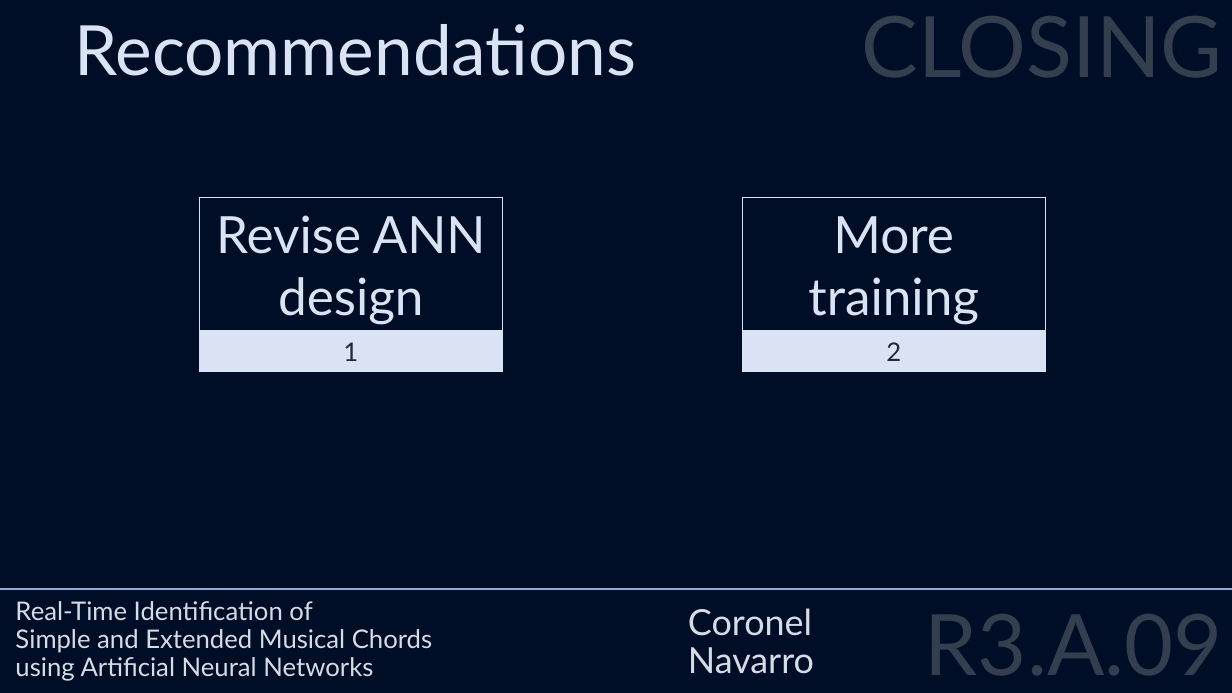
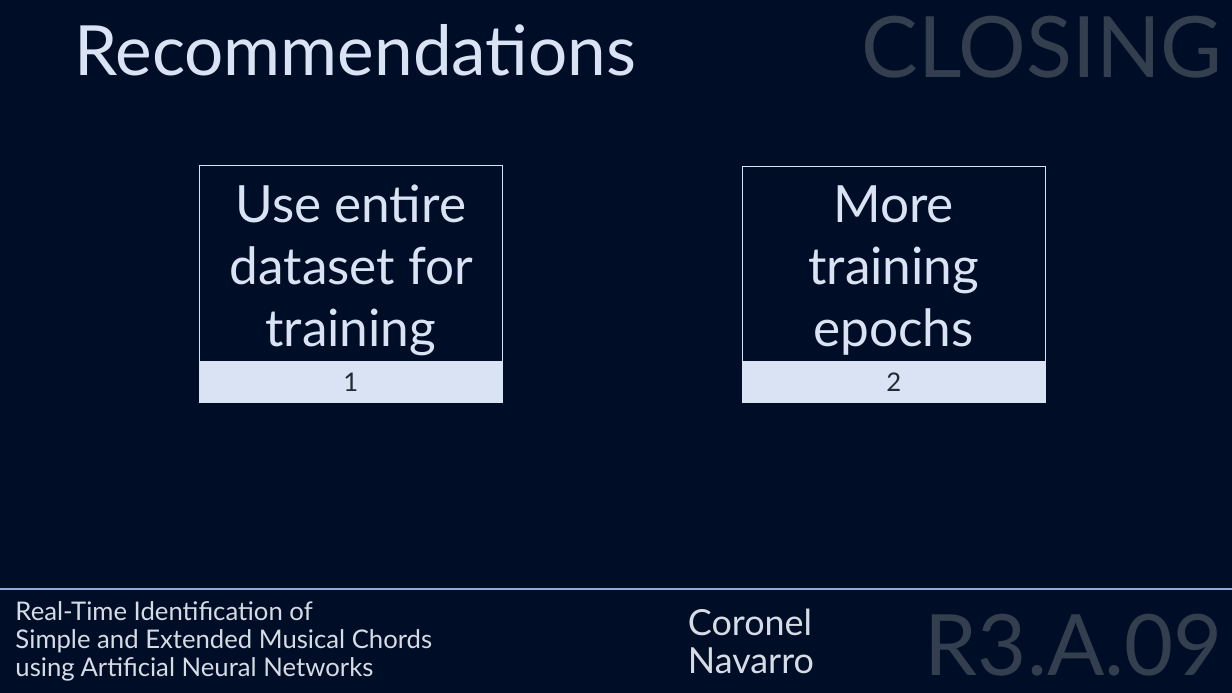
Before and after one commit to visaural/R2_B09_Chord_Identification, a slide deck: slide 43 of presentations/6/q1_oral_defense/r3_a09_q1_oral_defense.pptx (slide 42 before the commit). Drawn at 1232x693 pixels with LibreOffice and Linux fonts; fonts in the diff are those of the drawing. Boxes give left, top, right and bottom in pixels: in the first picture for what was removed or moved away, otherwise in the second. Text is boxed around its words. In the diff, an @@ line names an element or a change of style, - is before the commit and + after.

```diff
--- a/presentations/6/q1_oral_defense/r3_a09_q1_oral_defense.pptx
+++ b/presentations/6/q1_oral_defense/r3_a09_q1_oral_defense.pptx
@@ rectangle "Use entire dataset for training": place and size @@
-rectangle "Use entire dataset for training" at [200,197,503,331]
+rectangle "Use entire dataset for training" at [200,166,503,362]
@@ rectangle "More training epochs": place and size @@
-rectangle "More training epochs" at [742,197,1045,331]
+rectangle "More training epochs" at [742,166,1045,362]
@@ text in rectangle at [230,184,473,355]: text changed @@
-Revise ANN design
+Use entire dataset for training
@@ text in rectangle at [808,185,979,355]: text changed @@
-More training
+More training epochs
@@ rectangle "1": place and size @@
-rectangle "1" at [200,331,503,372]
+rectangle "1" at [200,361,503,402]
@@ rectangle "2": place and size @@
-rectangle "2" at [742,331,1045,372]
+rectangle "2" at [742,361,1045,402]
```
Also in this commit, not shown: 9 other slides changed, 1 slide added, 2 other files.
